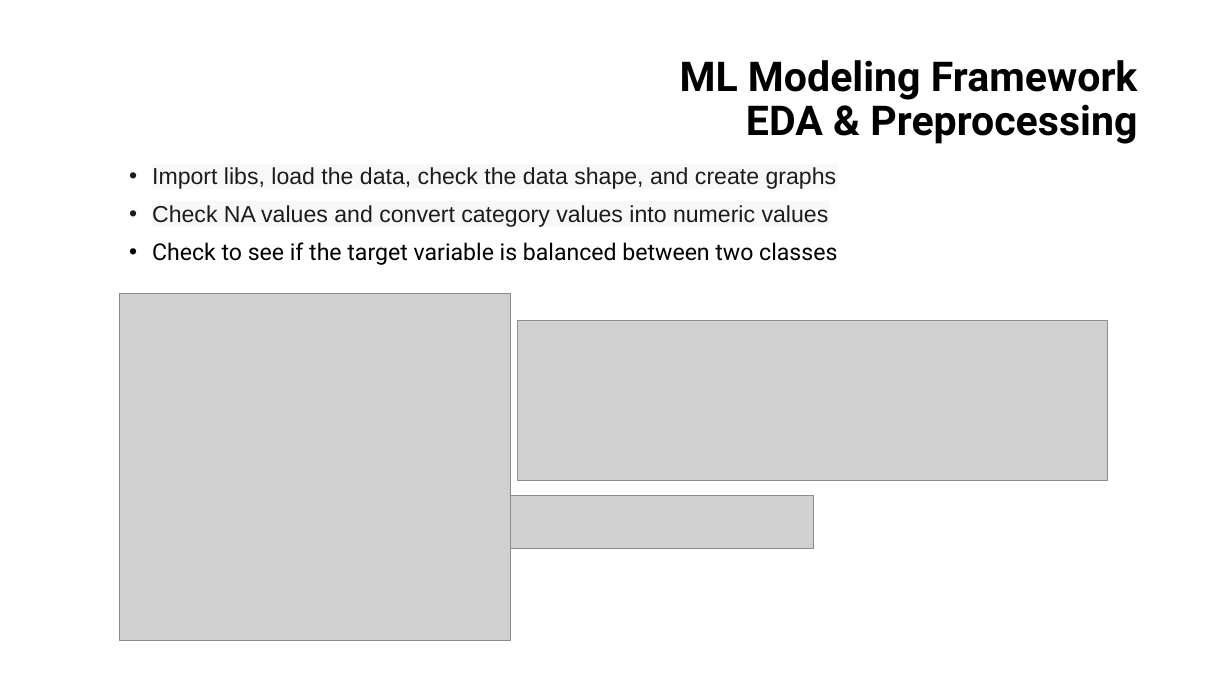
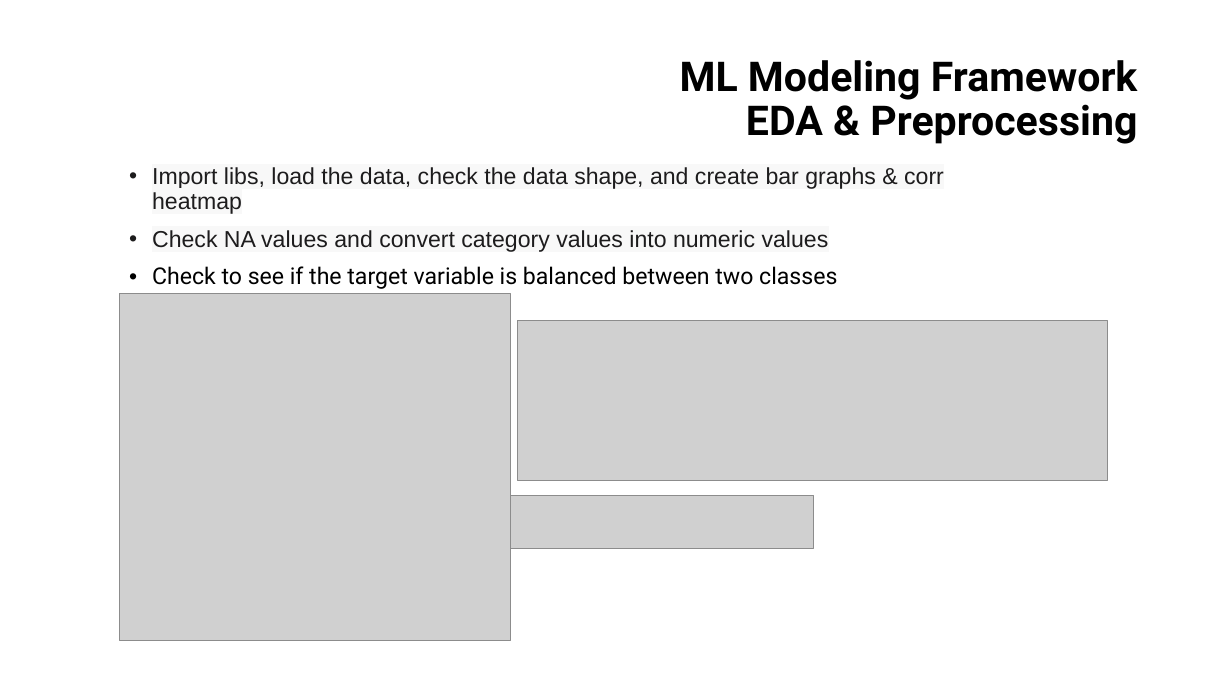
Before and after one commit to mjhihi/project4_team1, a slide deck: slide 4 of Mushroom Classification.pptx. Drawn at 1232x693 pixels with LibreOffice and Linux fonts; fonts in the diff are those of the drawing; grey boxes stand for pictures. Boxes give left, top, right and bottom in pixels: in the first picture for what was removed or moved away, otherwise in the second. Text is boxed around its words. In the diff, an @@ line names an element or a change of style, - is before the commit and + after.

Commit message:
revised pptx

```diff
--- a/Mushroom Classification.pptx
+++ b/Mushroom Classification.pptx
@@ text at (x1=152, y1=167, x2=944, y2=214): text changed @@
-• Import libs, load the data, check the data shape, and create graphs
+• Import libs, load the data, check the data shape, and create bar graphs & corr heatmap
```
Also in this commit, not shown: 1 other file.
